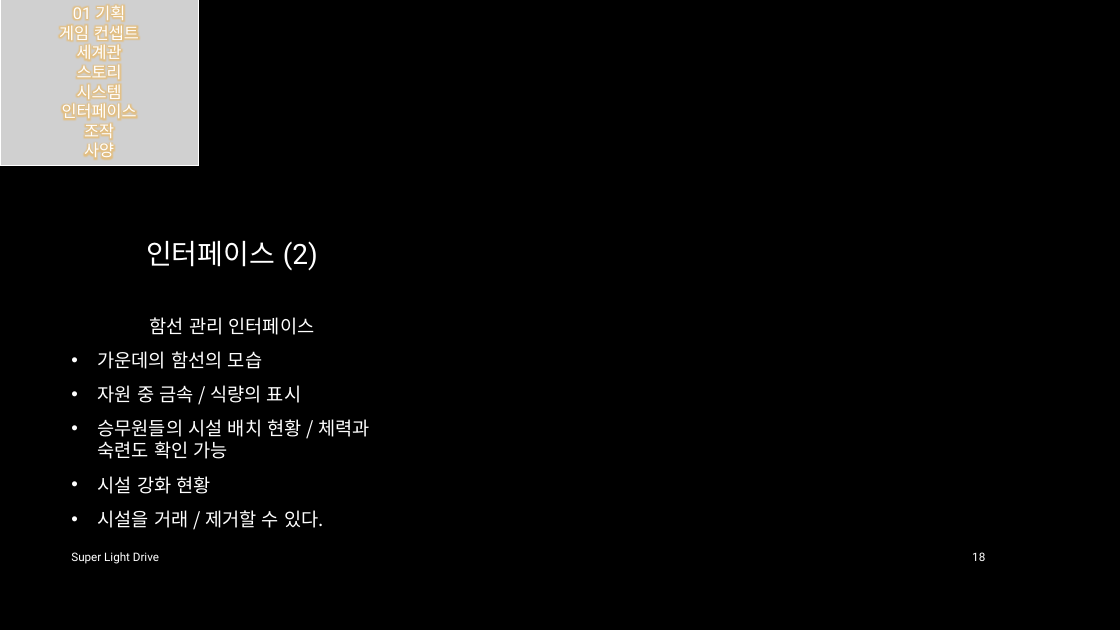
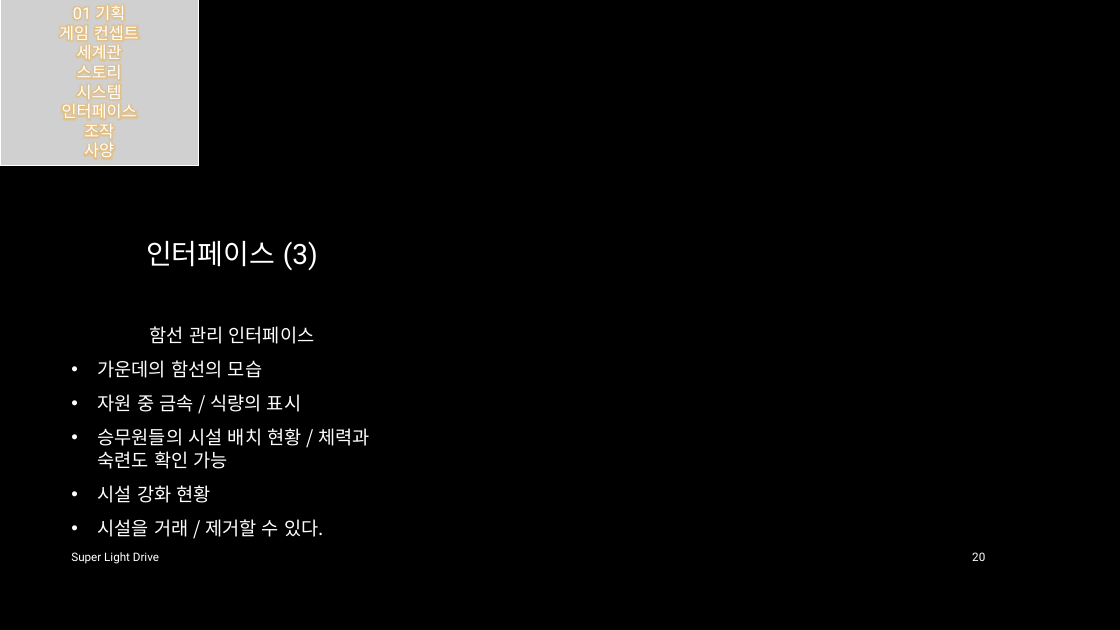
Before and after one commit to iconstudio/2017-Platformer, a slide deck: slide 20 of slides/SuperLightDrive_20171228.pptx (slide 18 before the commit). Drawn at 1120x630 pixels with LibreOffice and Linux fonts; fonts in the diff are those of the drawing; grey boxes stand for pictures; background and template pictures are left out. Boxes give left, top, right and bottom in pixels: in the first picture for what was removed or moved away, otherwise in the second. Text is boxed around its words. In the diff, an @@ line names an element or a change of style, - is before the commit and + after.

```diff
--- a/slides/SuperLightDrive_20171228.pptx
+++ b/slides/SuperLightDrive_20171228.pptx
@@ title at [146,240,318,270]: text changed @@
-인터페이스 (2)
+인터페이스 (3)
@@ text "함선 관리 인터페이스" at [98,326,369,537]: vertical alignment middle to top @@
@@ page number at [972,552,985,561]: text changed @@
-18
+20
```
Also in this commit, not shown: 19 other slides changed, 5 slides added.
